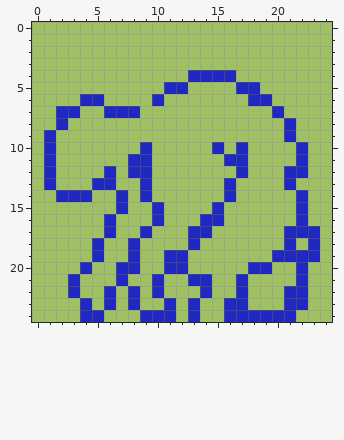
Edited in one commit: pixel-art sprite (ultralight/assets/images/still2.png). Above is the file before it was changed.
The file is 25x25 pixels.
Once edited:
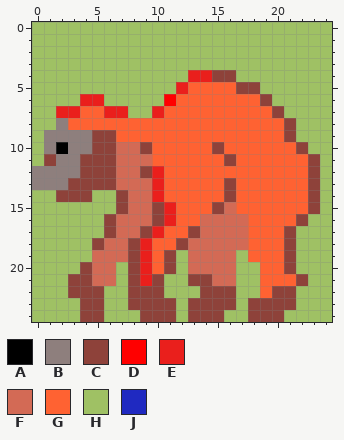
Palette (. is transparent): A #000000  B #8e7f7d  C #8e423a  D #ff0000  E #ea1f1c  F #d36a55  G #ff6232  H #9fc164  J #1f29c1
Diff:
{"y":4,"x":13,"old":"JJJJ","new":"EECC"}
{"y":5,"x":11,"old":"JJHHHHJJ","new":"HEGGGGCC"}
{"y":6,"x":4,"old":"JJ","new":"EE"}
{"y":6,"x":10,"old":"JHHHHHHHJJ","new":"HDGGGGGGGC"}
{"y":7,"x":2,"old":"JJHHJJJ","new":"EEGGEEH"}
{"y":7,"x":10,"old":"HHHHHHHHHHJ","new":"EGGGGGGGGGC"}
{"y":8,"x":2,"old":"JHHHHHHHHHHHHHHHHHHJ","new":"BGGGGGGGGGGGGGGGGGGC"}
{"y":9,"x":1,"old":"JHHHHHHHHHHHHHHHHHHHJ","new":"BBBBCCGGGGGGGGGGGGGGC"}
{"y":10,"x":1,"old":"JHHHHHHHJHHHHHJHJHHHHJ","new":"BABBCCFFCGGGGGCGGGGGGC"}
{"y":11,"x":1,"old":"JHHHHHHJJHHHHHHJJHHHHJH","new":"CBBCCCFFFGGGGGGCGGGGGGC"}
{"y":12,"x":0,"old":"HJHHHHJHJJHHHHHHHJHHHJJH","new":"BBBBCCCFFCEGGGGGGGGGGGGC"}
{"y":13,"x":0,"old":"HJHHHJJHHJHHHHHHJHHHHJHH","new":"BBBCCCCFFFEGGGGGCGGGGGGC"}
{"y":14,"x":2,"old":"JJJ","new":"CCC"}
{"y":14,"x":7,"old":"JHJHHHHHHJHHHHHJH","new":"CFFEGGGGGCGGGGGGC"}
{"y":15,"x":7,"old":"JHHJHHHHJHHHHHHJH","new":"CFFCEGGGCFGGGGGGC"}
{"y":16,"x":6,"old":"JHHHJHHHJJHHHHHHJ","new":"CFFFCEGGFFFFGGGGC"}
{"y":17,"x":6,"old":"JHHJHHHJJHHHHHHJJJ","new":"CFFCEGGCFFFFGGGCHH"}
{"y":18,"x":5,"old":"JHHJHHHHJHHHHHHHJ","new":"CFFCEGGCFFFFFGGGC"}
{"y":18,"x":23,"old":"J","new":"H"}
{"y":19,"x":5,"old":"JHHJHHJJHHHH","new":"FFFCEGCHFFFF"}
{"y":19,"x":18,"old":"HHJJJJ","new":"GGGCHH"}
{"y":20,"x":4,"old":"JHHJJHHJJHHHH","new":"CFFHCEGCHFFFF"}
{"y":20,"x":18,"old":"JJHHJ","new":"HGGCH"}
{"y":21,"x":3,"old":"JHHHJHHJ","new":"CCFFHCEC"}
{"y":21,"x":13,"old":"JJHHJ","new":"CCFFH"}
{"y":21,"x":19,"old":"HHHJ","new":"GGGC"}
{"y":22,"x":3,"old":"JHHJ","new":"CCCH"}
{"y":22,"x":8,"old":"JHJ","new":"CCC"}
{"y":22,"x":14,"old":"JHHJ","new":"CCCH"}
{"y":22,"x":19,"old":"HHJJ","new":"GCCH"}
{"y":23,"x":4,"old":"JHJ","new":"CCH"}
{"y":23,"x":8,"old":"JHHJ","new":"CCCC"}
{"y":23,"x":13,"old":"JHHJJHHHJJ","new":"CCCCHCCCCH"}
{"y":24,"x":4,"old":"JJ","new":"CC"}
{"y":24,"x":9,"old":"JJJ","new":"CCC"}
{"y":24,"x":13,"old":"JHHJJJJJJ","new":"CCCHHCCCH"}
{"label":"changed","picture_box":[32,70,320,322]}
